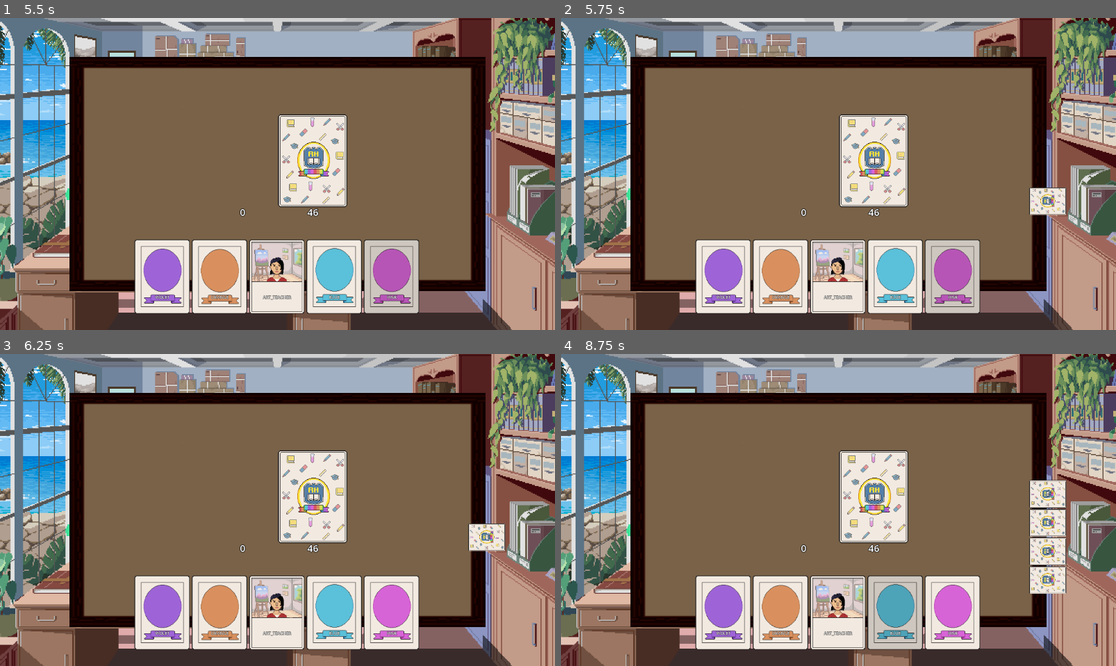
Above: before the commit, frames 1-4 (two rows, left to right).
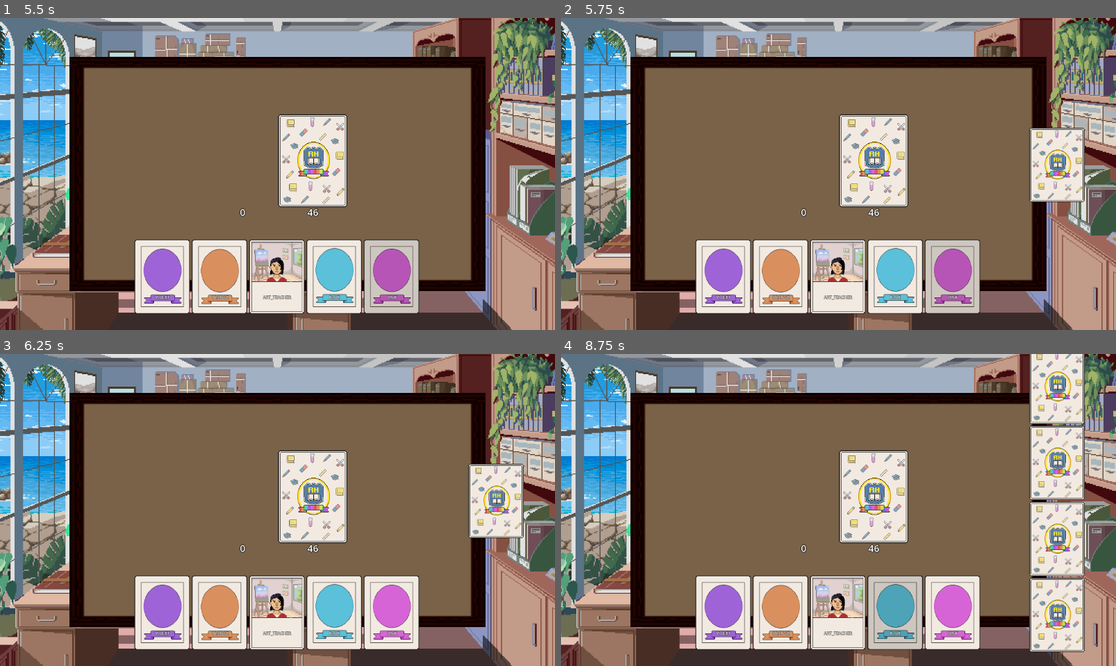
Above: after the commit, the same moments.

Repository: ludughetti/RainbowHigh
Game: Godot game, scene res://scenes/game/main_menu.tscn
Same seed, same stepped clock (60 frames per second), same inputs: the game is played once before the commit and once after it.
Inputs (mouse positions are in pixels of both pictures, inside the frame that each line leads up to):
- Up to frame 1 (5.5 s): click "Play" at 0.5 s; click "VIOLET" at 1.25 s; click "ORANGE" at 2 s; click "ART_TEACHER" at 2.75 s; click "VIOLET" at 3.5 s; click "BLUE" at 4.25 s; click "PINK" at 5 s
- Up to frame 2 (5.75 s): no input
- Up to frame 3 (6.25 s): click (488, 538) at 5.77 s
- Up to frame 4 (8.75 s): click "ORANGE" at 6.5 s; click "ART_TEACHER" at 7.25 s; click "BLUE" at 8 s

Frame 1 is identical in both runs. In frame 2, 2.4% of the frame differs, in the area x 84-95%, y 35-64%; in frame 3, 2.4%; in frame 4, 8.4%, in the area x 84-95%, y 0-96%.

Commit message:
WIP - Fix card orientation

Diff:
--- a/scenes/cards/card_back.tscn
+++ b/scenes/cards/card_back.tscn
@@ -10,17 +10,28 @@
 [node name="Card" type="Control"]
 custom_minimum_size = Vector2(115.2, 154.4)
 layout_mode = 3
-anchors_preset = 0
-offset_right = 115.2
-offset_bottom = 154.4
+anchors_preset = 8
+anchor_left = 0.5
+anchor_top = 0.5
+anchor_right = 0.5
+anchor_bottom = 0.5
+offset_left = -57.6
+offset_top = -77.2
+offset_right = 57.6
+offset_bottom = 77.2
+grow_horizontal = 2
+grow_vertical = 2
 script = ExtResource("1_rhbud")
 back_texture = ExtResource("2_rhbud")
 
 [node name="CardButton" type="TextureButton" parent="."]
 custom_minimum_size = Vector2(115.2, 154.4)
 layout_mode = 1
-offset_right = 144.0
-offset_bottom = 193.0
+anchors_preset = 15
+anchor_right = 1.0
+anchor_bottom = 1.0
+grow_horizontal = 2
+grow_vertical = 2
 scale = Vector2(0.8, 0.8)
 texture_normal = ExtResource("2_rhbud")
 texture_pressed = SubResource("ImageTexture_t2bfx")
--- a/scenes/cards/card_character.tscn
+++ b/scenes/cards/card_character.tscn
@@ -13,6 +13,7 @@
 offset_right = 115.2
 offset_bottom = 154.4
 script = ExtResource("1_q1bi4")
+card_type = 2
 
 [node name="CardButton" type="TextureButton" parent="."]
 custom_minimum_size = Vector2(115.2, 154.4)
--- a/scenes/game/ai_player.tscn
+++ /dev/null
@@ -1,17 +0,0 @@
-[gd_scene load_steps=2 format=3 uid="uid://uset1m0lymp6"]
-
-[ext_resource type="Script" uid="uid://b2ajxed0nudeq" path="res://scripts/game/ai_player.gd" id="1_0j46r"]
-
-[node name="AiPlayer" type="Control"]
-layout_mode = 3
-anchors_preset = 0
-offset_right = 550.0
-offset_bottom = 200.0
-script = ExtResource("1_0j46r")
-
-[node name="HandContainer" type="HBoxContainer" parent="."]
-layout_mode = 0
-offset_right = 1070.0
-offset_bottom = 205.0
-scale = Vector2(0.5, 0.5)
-alignment = 1
--- /dev/null
+++ b/scenes/game/ai_player_horizontal.tscn
@@ -0,0 +1,23 @@
+[gd_scene load_steps=2 format=3 uid="uid://uset1m0lymp6"]
+
+[ext_resource type="Script" uid="uid://b2ajxed0nudeq" path="res://scripts/game/ai_player.gd" id="1_7vcki"]
+
+[node name="AiPlayer" type="Control"]
+layout_mode = 3
+anchors_preset = 15
+anchor_right = 1.0
+anchor_bottom = 1.0
+grow_horizontal = 2
+grow_vertical = 2
+size_flags_horizontal = 3
+size_flags_vertical = 3
+script = ExtResource("1_7vcki")
+
+[node name="HandContainer" type="HBoxContainer" parent="."]
+layout_mode = 1
+anchors_preset = 15
+anchor_right = 1.0
+anchor_bottom = 1.0
+grow_horizontal = 2
+grow_vertical = 2
+alignment = 1
--- /dev/null
+++ b/scenes/game/ai_player_vertical.tscn
@@ -0,0 +1,23 @@
+[gd_scene load_steps=2 format=3 uid="uid://clhne5187k1n0"]
+
+[ext_resource type="Script" uid="uid://b2ajxed0nudeq" path="res://scripts/game/ai_player.gd" id="1_5sdwi"]
+
+[node name="AiPlayer" type="Control"]
+layout_mode = 3
+anchors_preset = 15
+anchor_right = 1.0
+anchor_bottom = 1.0
+grow_horizontal = 2
+grow_vertical = 2
+size_flags_horizontal = 3
+size_flags_vertical = 3
+script = ExtResource("1_5sdwi")
+
+[node name="HandContainer" type="VBoxContainer" parent="."]
+layout_mode = 1
+anchors_preset = 15
+anchor_right = 1.0
+anchor_bottom = 1.0
+grow_horizontal = 2
+grow_vertical = 2
+alignment = 1
--- a/scenes/game/game.tscn
+++ b/scenes/game/game.tscn
@@ -75,6 +75,14 @@
 layout_mode = 1
 anchors_preset = 9
 anchor_bottom = 1.0
+offset_left = 30.0
+offset_right = 180.0
+grow_vertical = 2
+
+[node name="OLD_AIPlayerLeft" type="Control" parent="."]
+layout_mode = 1
+anchors_preset = 9
+anchor_bottom = 1.0
 offset_left = 180.0
 offset_right = 828.0
 offset_bottom = -498.0
@@ -82,6 +90,17 @@
 rotation = 1.5708
 
 [node name="AIPlayerRight" type="Control" parent="."]
+layout_mode = 1
+anchors_preset = 11
+anchor_left = 1.0
+anchor_right = 1.0
+anchor_bottom = 1.0
+offset_left = -180.0
+offset_right = -30.0
+grow_horizontal = 0
+grow_vertical = 2
+
+[node name="OLD_AIPlayerRight" type="Control" parent="."]
 layout_mode = 1
 anchors_preset = 11
 anchor_left = 1.0
--- a/scripts/game/game_manager.gd
+++ b/scripts/game/game_manager.gd
@@ -8,7 +8,8 @@
 
 const DeckScene = preload("res://scenes/cards/deck.tscn")
 const PlayerScene = preload("res://scenes/game/player.tscn")
-const AIPlayerScene = preload("res://scenes/game/ai_player.tscn")
+const AIPlayerHorScene = preload("res://scenes/game/ai_player_horizontal.tscn")
+const AIPlayerVerScene = preload("res://scenes/game/ai_player_vertical.tscn")
 const ResultScene = preload("res://scenes/game/result_screen.tscn")
 
 const CharacterEffectHandler = preload("res://scripts/cards/character_effect_handler.gd")
@@ -35,9 +36,9 @@
 
 func setup_players():
 	_add_player(PlayerScene, player_area, "Player")
-	_add_player(AIPlayerScene, ai_right_area, "AI Right")
-	_add_player(AIPlayerScene, ai_opposite_area, "AI Opposite")
-	_add_player(AIPlayerScene, ai_left_area, "AI Left")
+	_add_player(AIPlayerVerScene, ai_right_area, "AI Right")
+	_add_player(AIPlayerHorScene, ai_opposite_area, "AI Opposite")
+	_add_player(AIPlayerVerScene, ai_left_area, "AI Left")
 
 func _add_player(scene, area, player_name):
 	var player = scene.instantiate()
